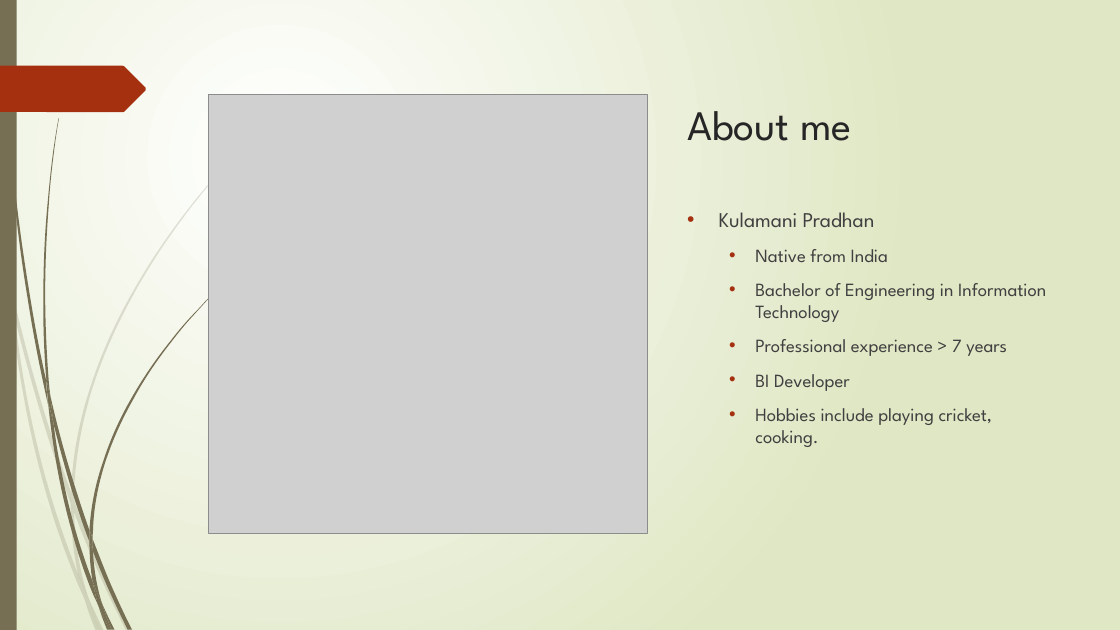
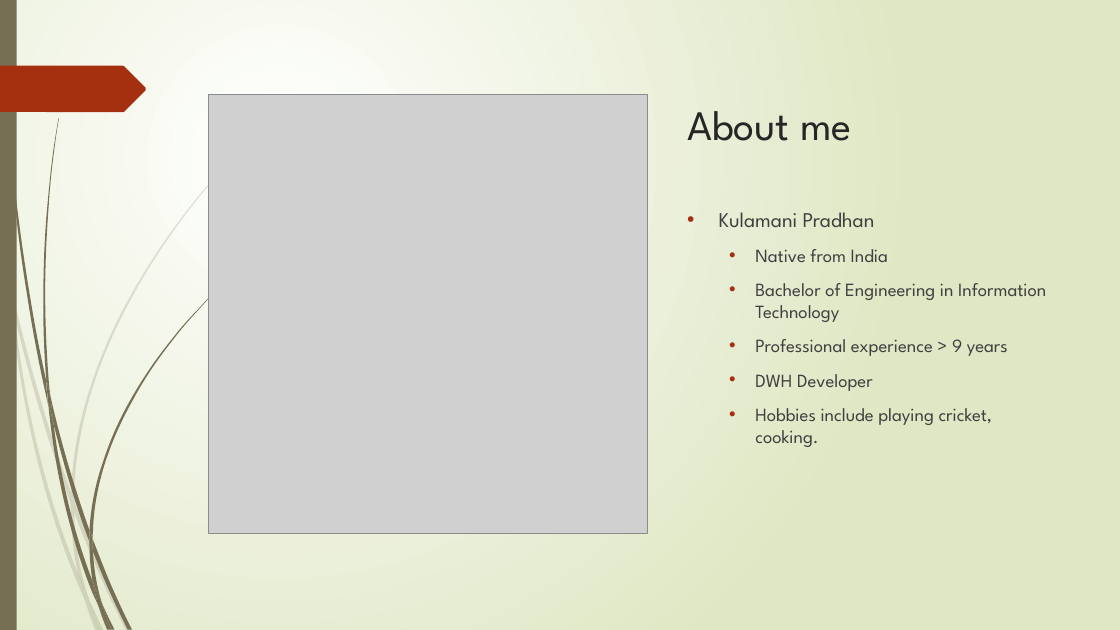
Before and after one commit to Kulamanipradhan0/knab_dwh_v2, a slide deck: slide 3 of KPradhan_Knab_DWH_Presentation.pptx. Drawn at 1120x630 pixels with LibreOffice and Linux fonts; fonts in the diff are those of the drawing; grey boxes stand for pictures. Boxes give left, top, right and bottom in pixels: in the first picture for what was removed or moved away, otherwise in the second. Text is boxed around its words. In the diff, an @@ line names an element or a change of style, - is before the commit and + after.

```diff
--- a/KPradhan_Knab_DWH_Presentation.pptx
+++ b/KPradhan_Knab_DWH_Presentation.pptx
@@ text at (755,339,1008,391): text changed @@
-  • Professional experience > 7 years
-  • BI Developer
+  • Professional experience > 9 years
+  • DWH Developer
```
Also in this commit, not shown: 5 other slides changed, 1 slide added, 1 other file.
